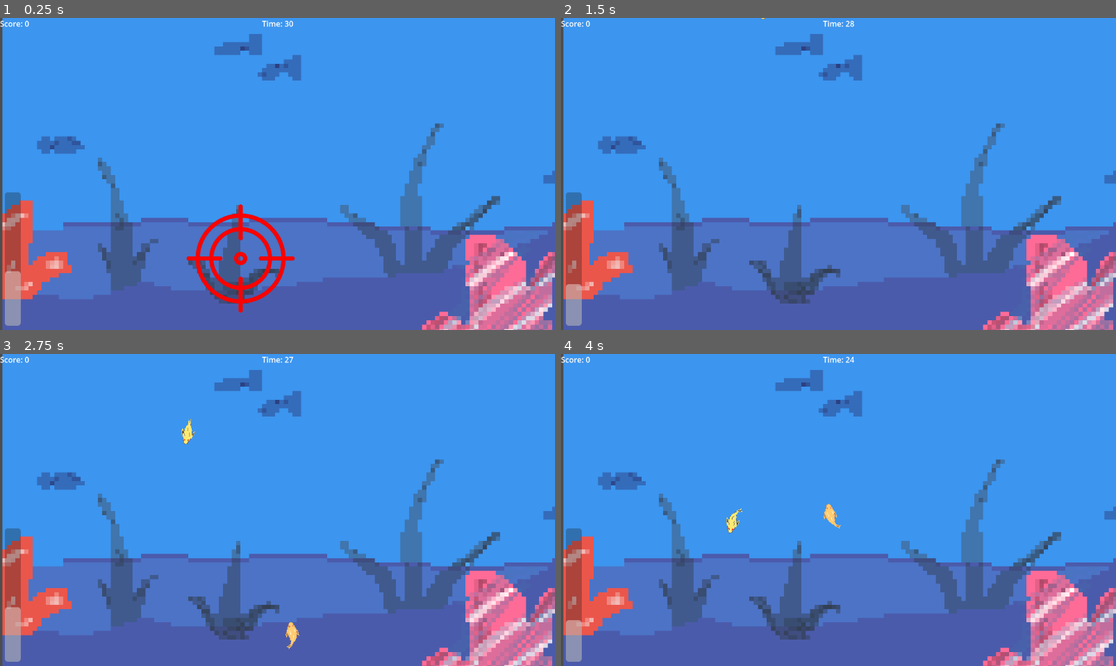
Above: before the commit, frames 1-4 (two rows, left to right).
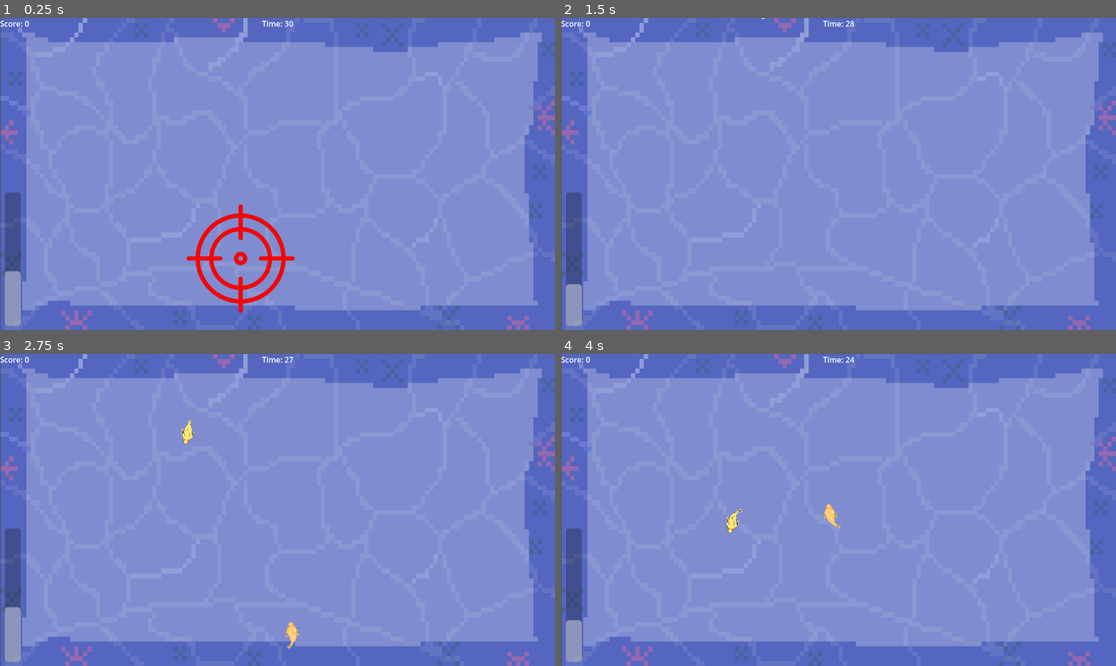
Above: after the commit, the same moments.

Repository: HiroyaHerdinanto/PirantiSMT5
Game: Godot game, scene res://main.tscn
Two runs of this game, one before a commit and one after it. Both use one fixed random seed, a clock stepped at 60 frames per second and the inputs below. The project has no main scene, so this scene is started directly.
Inputs (mouse positions are in pixels of both pictures, inside the frame that each line leads up to):
- Up to frame 1 (0.25 s): no input
- Up to frame 2 (1.5 s): tap Enter at 0.5 s; move the mouse to (960, 158) at 0.52 s; press the mouse at (960, 158) at 0.53 s; hold D (right) 0.53-1.28 s; move the mouse to (727, 189) at 1.27 s; release the mouse at (727, 189) at 1.28 s; hold S (down) from 1.28 s (still down); tap Q (decrease_sensitivity) at 1.35 s
- Up to frame 3 (2.75 s): move the mouse to (333, 441) at 2.02 s; release S (down) at 2.03 s; hold D (right) from 2.03 s (still down); tap E (increase_sensitivity) at 2.1 s
- Up to frame 4 (4 s): move the mouse to (810, 572) at 2.77 s; release D (right) at 2.78 s; hold W (up) 2.78-3.53 s; click (810, 572) at 2.85 s; move the mouse to (1005, 556) at 3.52 s; hold A (left) from 3.53 s (still down); tap Q (decrease_sensitivity) at 3.6 s

The runs differ from the first frame. In frame 1, 93% of the frame differs, in the area x 0-100%, y 0-100%; in frame 2, 94%; in frame 3, 94%; in frame 4, 94%.
Error in both runs: Invalid assignment of property or key 'target_position' with value of type 'Vector2' on a base object of type 'Area2D (fish_easy.gd)'. (res://script/enemy_spaw…

Commit message:
ui menu done

Diff:
--- a/mingguh-5/Enemies/fish_easy.tscn
+++ b/mingguh-5/Enemies/fish_easy.tscn
@@ -42,7 +42,7 @@
 [sub_resource type="RectangleShape2D" id="RectangleShape2D_etewq"]
 size = Vector2(8.46379, 31.0567)
 
-[node name="FishEasy" type="Area2D"]
+[node name="FishEasy" type="Area2D" groups=["iwak"]]
 script = ExtResource("1_7gp5i")
 
 [node name="AnimatedSprite2D" type="AnimatedSprite2D" parent="."]
--- a/mingguh-5/Enemies/fish_fake.tscn
+++ b/mingguh-5/Enemies/fish_fake.tscn
@@ -42,7 +42,7 @@
 [sub_resource type="RectangleShape2D" id="RectangleShape2D_etewq"]
 size = Vector2(8.46379, 31.0567)
 
-[node name="FishGolden" type="Area2D"]
+[node name="FishGolden" type="Area2D" groups=["iwak"]]
 script = ExtResource("1_qlm17")
 
 [node name="AnimatedSprite2D" type="AnimatedSprite2D" parent="."]
--- a/mingguh-5/Enemies/fish_fast.tscn
+++ b/mingguh-5/Enemies/fish_fast.tscn
@@ -42,7 +42,7 @@
 [sub_resource type="RectangleShape2D" id="RectangleShape2D_etewq"]
 size = Vector2(8.46379, 31.0567)
 
-[node name="FishFast" type="Area2D"]
+[node name="FishFast" type="Area2D" groups=["iwak"]]
 script = ExtResource("1_y4tls")
 
 [node name="AnimatedSprite2D" type="AnimatedSprite2D" parent="."]
--- a/mingguh-5/Enemies/fish_golden.tscn
+++ b/mingguh-5/Enemies/fish_golden.tscn
@@ -42,7 +42,7 @@
 [sub_resource type="RectangleShape2D" id="RectangleShape2D_etewq"]
 size = Vector2(8.46379, 31.0567)
 
-[node name="FishGolden" type="Area2D"]
+[node name="FishGolden" type="Area2D" groups=["iwak"]]
 script = ExtResource("1_r2m1y")
 
 [node name="AnimatedSprite2D" type="AnimatedSprite2D" parent="."]
--- a/mingguh-5/main.tscn
+++ b/mingguh-5/main.tscn
@@ -3,8 +3,8 @@
 [ext_resource type="Script" uid="uid://cybpsbv3f674w" path="res://script/main.gd" id="1_ig7tw"]
 [ext_resource type="PackedScene" uid="uid://7l4j5t1cbtwj" path="res://master_hand.tscn" id="2_7mycd"]
 [ext_resource type="Script" uid="uid://q47i4ldtgw68" path="res://script/enemy_spawner.gd" id="2_lquwl"]
+[ext_resource type="Texture2D" uid="uid://b57pgto8ixt5o" path="res://sprite/Kolam.png" id="3_272bh"]
 [ext_resource type="Script" uid="uid://7v31ku0hq56c" path="res://script/retry_btn.gd" id="5_272bh"]
-[ext_resource type="Texture2D" uid="uid://b8ioeev0a2d85" path="res://sprite/beckground.png" id="5_lquwl"]
 [ext_resource type="Texture2D" uid="uid://d1b8aqn32ls61" path="res://sprite/crosshair-removebg-preview.png" id="6_7mycd"]
 [ext_resource type="Script" uid="uid://dpu0m4i3pwfel" path="res://script/cross_hair.gd" id="6_272bh"]
 
@@ -22,9 +22,9 @@
 magic_hand = ExtResource("2_7mycd")
 
 [node name="Sprite2D" type="Sprite2D" parent="."]
-position = Vector2(4, -158)
-scale = Vector2(8.98047, 8.88672)
-texture = ExtResource("5_lquwl")
+position = Vector2(0.500025, -0.187538)
+scale = Vector2(8.99219, 10.1309)
+texture = ExtResource("3_272bh")
 
 [node name="Retry_button" type="Button" parent="."]
 process_mode = 3
--- a/mingguh-5/main_menu.tscn
+++ b/mingguh-5/main_menu.tscn
@@ -1,10 +1,13 @@
-[gd_scene load_steps=7 format=3 uid="uid://b23b3x3ib5xno"]
+[gd_scene load_steps=10 format=3 uid="uid://b23b3x3ib5xno"]
 
 [ext_resource type="Texture2D" uid="uid://b8ioeev0a2d85" path="res://sprite/beckground.png" id="1_06t4h"]
 [ext_resource type="PackedScene" uid="uid://7l4j5t1cbtwj" path="res://master_hand.tscn" id="1_glbon"]
 [ext_resource type="Script" uid="uid://cu0wfvn8mwtj2" path="res://script/main_menu.gd" id="1_nlkkf"]
 [ext_resource type="Theme" uid="uid://dg3gcpygbueem" path="res://button_MM.tres" id="2_7vrkn"]
+[ext_resource type="Texture2D" uid="uid://w3l042yctvgm" path="res://sprite/Speedbar.png" id="2_qe12f"]
+[ext_resource type="Texture2D" uid="uid://78arkjrh8nih" path="res://sprite/Mouse.png" id="3_8qtwp"]
 [ext_resource type="Script" uid="uid://8iu4w7hb6y0i" path="res://script/play_btn.gd" id="3_fu7sn"]
+[ext_resource type="Texture2D" uid="uid://hcmhgu4dj4qp" path="res://sprite/Keyboard.png" id="4_dy7ct"]
 [ext_resource type="Script" uid="uid://cvcddr0c61crh" path="res://script/quit_btn.gd" id="4_jix8l"]
 
 [node name="Control" type="Control"]
@@ -16,17 +19,53 @@
 grow_vertical = 2
 script = ExtResource("1_nlkkf")
 
+[node name="speed_bar" type="TextureRect" parent="."]
+layout_mode = 1
+anchors_preset = 2
+anchor_top = 1.0
+anchor_bottom = 1.0
+offset_left = 30.0
+offset_top = -208.0
+offset_right = 363.0
+offset_bottom = -6.0
+grow_vertical = 0
+texture = ExtResource("2_qe12f")
+
+[node name="mouse" type="TextureRect" parent="."]
+layout_mode = 1
+anchors_preset = 1
+anchor_left = 1.0
+anchor_right = 1.0
+offset_left = -336.0
+offset_top = 8.0
+offset_right = -3.0
+offset_bottom = 210.0
+grow_horizontal = 0
+texture = ExtResource("3_8qtwp")
+
+[node name="kibod" type="TextureRect" parent="."]
+layout_mode = 1
+anchors_preset = 1
+anchor_left = 1.0
+anchor_right = 1.0
+offset_left = -338.0
+offset_top = 439.0
+offset_right = -5.0
+offset_bottom = 641.0
+grow_horizontal = 0
+texture = ExtResource("4_dy7ct")
+
 [node name="TextureRect" type="TextureRect" parent="."]
 z_index = -1
 layout_mode = 1
 anchors_preset = 15
 anchor_right = 1.0
 anchor_bottom = 1.0
-offset_bottom = 504.0
+offset_bottom = 2.0
 grow_horizontal = 2
 grow_vertical = 2
 texture = ExtResource("1_06t4h")
-expand_mode = 5
+expand_mode = 1
 
 [node name="HBoxContainer" type="HBoxContainer" parent="."]
 layout_mode = 1
@@ -81,5 +120,12 @@
 [node name="Master_Hand" parent="." instance=ExtResource("1_glbon")]
 z_index = 2
 
+[node name="ColorRect" type="ColorRect" parent="."]
+layout_mode = 0
+offset_left = 50.0
+offset_top = 100.0
+offset_right = 90.0
+offset_bottom = 140.0
+
 [connection signal="pressed" from="HBoxContainer/Play" to="HBoxContainer/Play" method="_on_pressed"]
 [connection signal="pressed" from="HBoxContainer/Quit" to="HBoxContainer/Quit" method="_on_pressed"]
--- a/mingguh-5/master_hand.gd
+++ b/mingguh-5/master_hand.gd
@@ -135,6 +135,8 @@
 		press_current_button()
 
 func _on_button_entered(area: Area2D):
+	if area.is_in_group("iwak"):
+		return
 	print("ini area " + area.name)
 	var button = area.get_parent()
 	current_hovered_button = button
@@ -142,6 +144,8 @@
 	button.modulate = Color(1.2, 1.2, 1.2)  # Highlight
 
 func _on_button_exited(area: Area2D):
+	if area.is_in_group("iwak"):
+		return
 	var button = area.get_parent()
 	button.release_focus()
 	button.modulate = Color.WHITE
--- a/mingguh-5/project.godot
+++ b/mingguh-5/project.godot
@@ -17,6 +17,10 @@
 [autoload]
 
 SensitivityManager="*res://sensitivity_manager.tscn"
+
+[global_group]
+
+iwak=""
 
 [input]
 
Binary file added: mingguh-5/Inknut_Antiqua/InknutAntiqua-Black.ttf
Not shown, added: mingguh-5/Inknut_Antiqua/InknutAntiqua-Black.ttf.import
Binary file added: mingguh-5/Inknut_Antiqua/InknutAntiqua-Bold.ttf
Not shown, added: mingguh-5/Inknut_Antiqua/InknutAntiqua-Bold.ttf.import
Binary file added: mingguh-5/Inknut_Antiqua/InknutAntiqua-ExtraBold.ttf
Not shown, added: mingguh-5/Inknut_Antiqua/InknutAntiqua-ExtraBold.ttf.import
Binary file added: mingguh-5/Inknut_Antiqua/InknutAntiqua-Light.ttf
Not shown, added: mingguh-5/Inknut_Antiqua/InknutAntiqua-Light.ttf.import
Binary file added: mingguh-5/Inknut_Antiqua/InknutAntiqua-Medium.ttf
Not shown, added: mingguh-5/Inknut_Antiqua/InknutAntiqua-Medium.ttf.import
Binary file added: mingguh-5/Inknut_Antiqua/InknutAntiqua-Regular.ttf
Not shown, added: mingguh-5/Inknut_Antiqua/InknutAntiqua-Regular.ttf.import
(and 11 more such lines)
